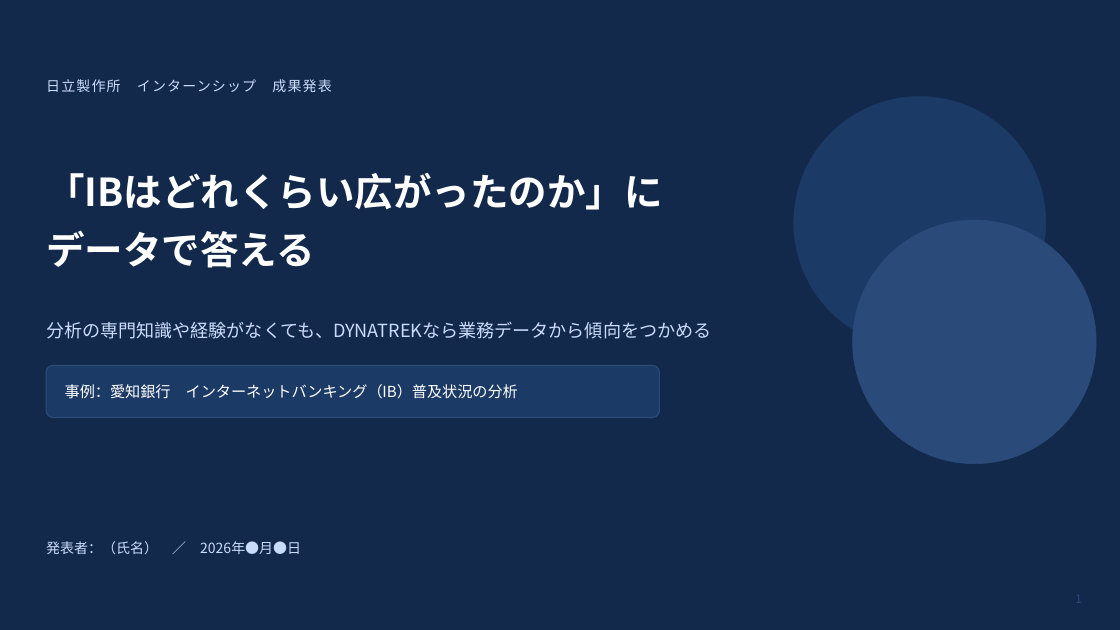
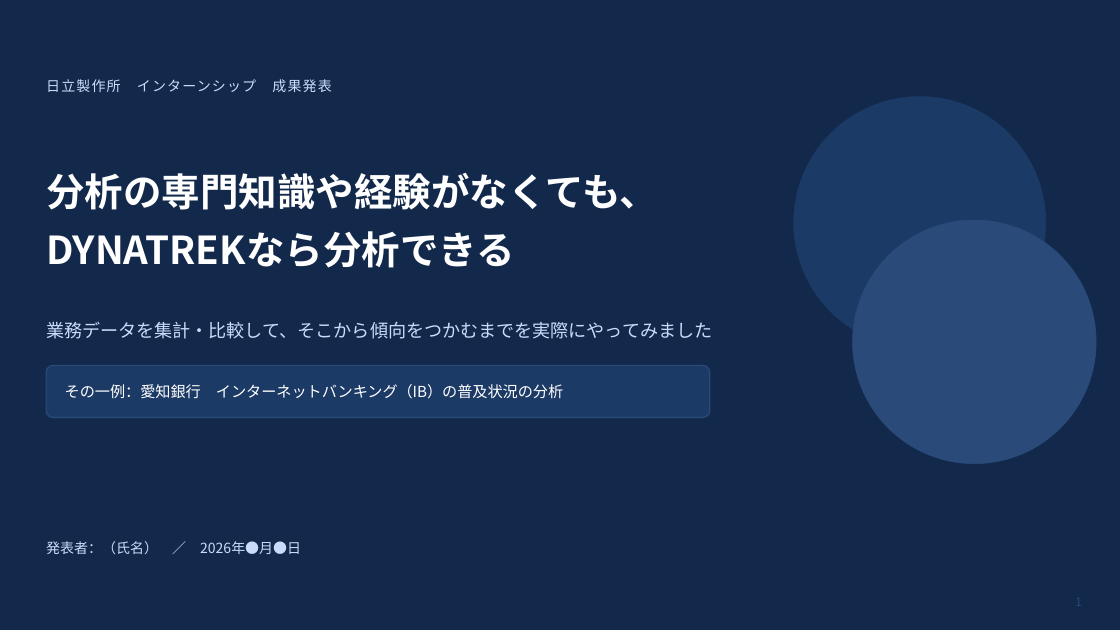
Before and after one commit to takumi66666/my-website, a slide deck: slide 1 of internship-presentation/DYNATREK_IB普及分析_成果発表.pptx. Drawn at 1120x630 pixels with LibreOffice and Linux fonts; fonts in the diff are those of the drawing. Boxes give left, top, right and bottom in pixels: in the first picture for what was removed or moved away, otherwise in the second. Text is boxed around its words. In the diff, an @@ line names an element or a change of style, - is before the commit and + after.

```diff
--- a/internship-presentation/DYNATREK_IB普及分析_成果発表.pptx
+++ b/internship-presentation/DYNATREK_IB普及分析_成果発表.pptx
@@ text at [46, 173, 658, 268]: text changed @@
-「IBはどれくらい広がったのか」に
-データで答える
+分析の専門知識や経験がなくても、
+DYNATREKなら分析できる
@@ text at [46, 322, 712, 339]: text changed @@
-分析の専門知識や経験がなくても、DYNATREKなら業務データから傾向をつかめる
+業務データを集計・比較して、そこから傾向をつかむまでを実際にやってみました
@@ rounded rectangle: place and size @@
-rounded rectangle at [46, 365, 660, 418]
+rounded rectangle at [46, 365, 710, 418]
@@ text at [65, 384, 563, 399]: text changed @@
-事例：愛知銀行 インターネットバンキング（IB）普及状況の分析
+その一例：愛知銀行 インターネットバンキング（IB）の普及状況の分析
```
Also in this commit, not shown: 4 other slides changed, 3 slides added, 1 slide removed, 2 other files.
